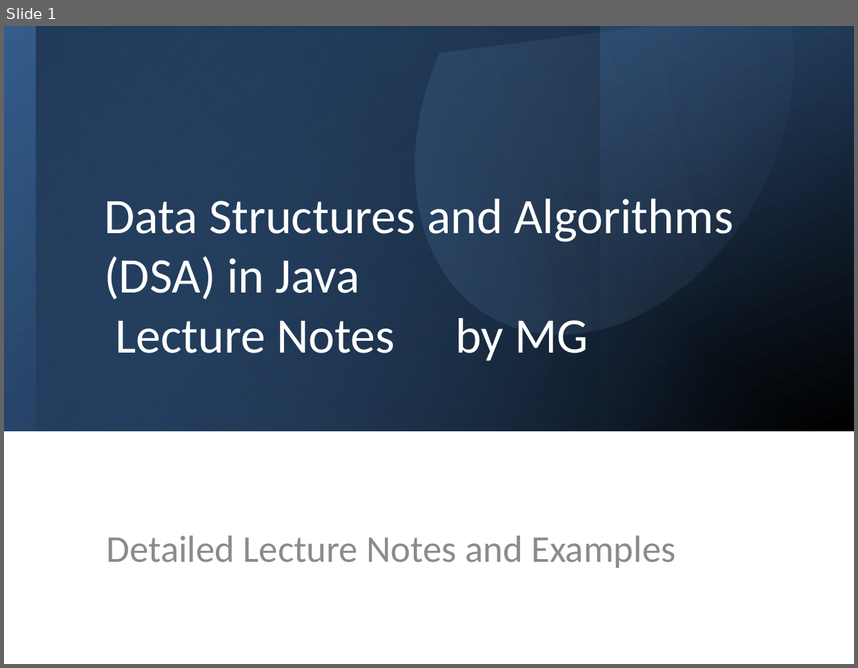
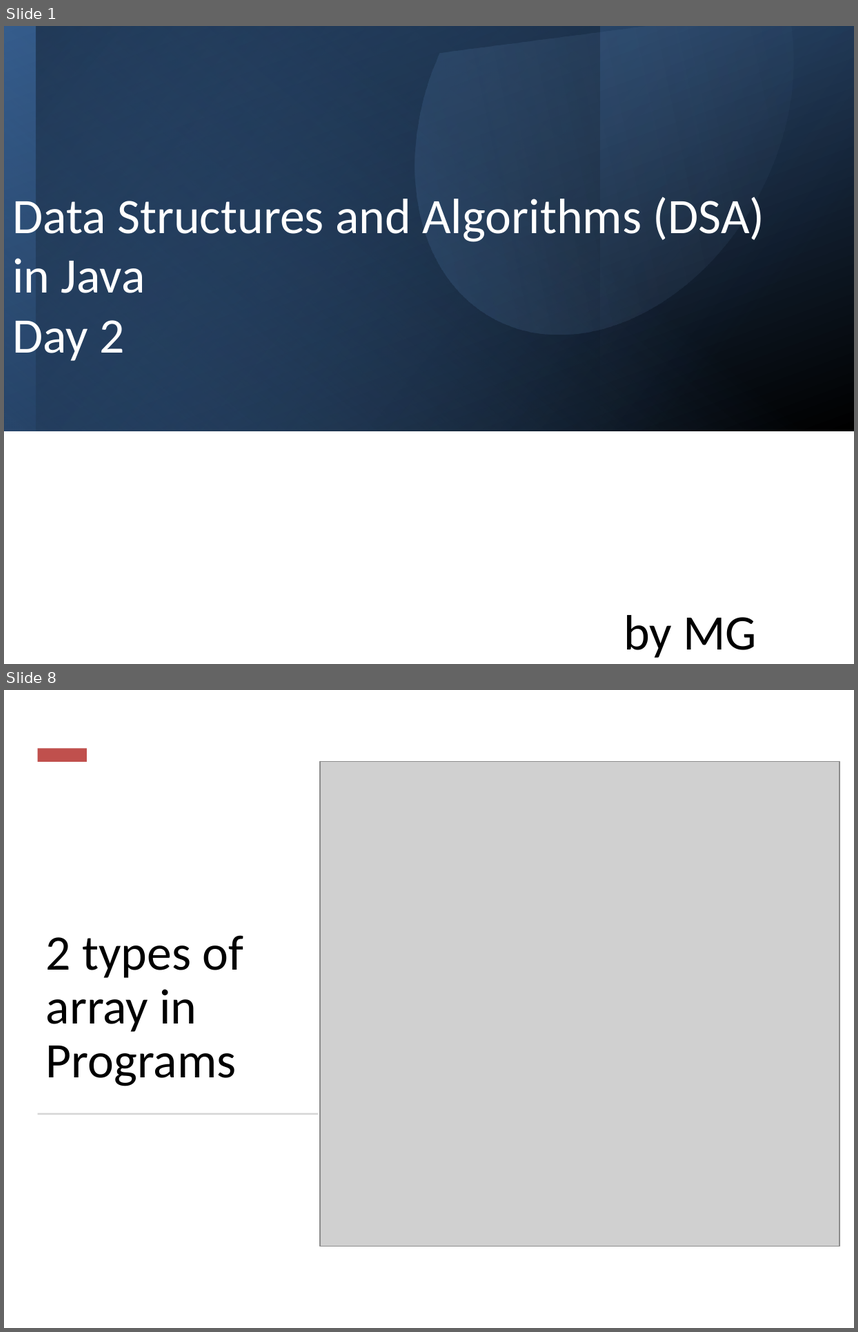
Before and after one commit to mrkyaing/MG-DSA, a slide deck: DSA_in_Java_LectureNotes_Detailed.pptx. Shown one above the other, each under a label of ours: slide 1 before the commit, slides 1 and 8 after it; the slides between them are not shown. The pictures are 858x668 and 858x1332 pixels, drawn with LibreOffice and Linux fonts; fonts in the diff are those of the drawing; grey boxes stand for pictures. Boxes give left, top, right and bottom in pixels: in the first picture for what was removed or moved away, otherwise in the second. Text is boxed around its words. In the diff, an @@ line names an element or a change of style, - is before the commit and + after.

```diff
--- a/DSA_in_Java_LectureNotes_Detailed.pptx
+++ b/DSA_in_Java_LectureNotes_Detailed.pptx
@@ slide 8 added at box(4, 690, 854, 1328), background #FFFFFF @@
@@ rectangle added at box(37, 749, 87, 762), fill #C0504D @@
@@ picture added at box(320, 761, 840, 1246) @@
@@ title added at box(46, 935, 244, 1086), 42 pt, text #000000 @@
+2 types of array in Programs
@@ rectangle added at box(37, 1112, 318, 1114), fill #D5D5D5 @@
@@ slide 1 changed as well @@
@@ title at box(12, 196, 765, 361): text changed @@
-Data Structures and Algorithms (DSA) in Java
-Lecture Notes by MG
+Data Structures and Algorithms (DSA)
+in Java
+Day 2
@@ subtitle removed at box(107, 535, 675, 568) @@
-Detailed Lecture Notes and Examples
@@ text added at box(624, 615, 757, 657), 42 pt, text #000000 @@
+by MG
```
Also in this commit, not shown: 10 other slides changed, 15 other slides added, 9 other files.
